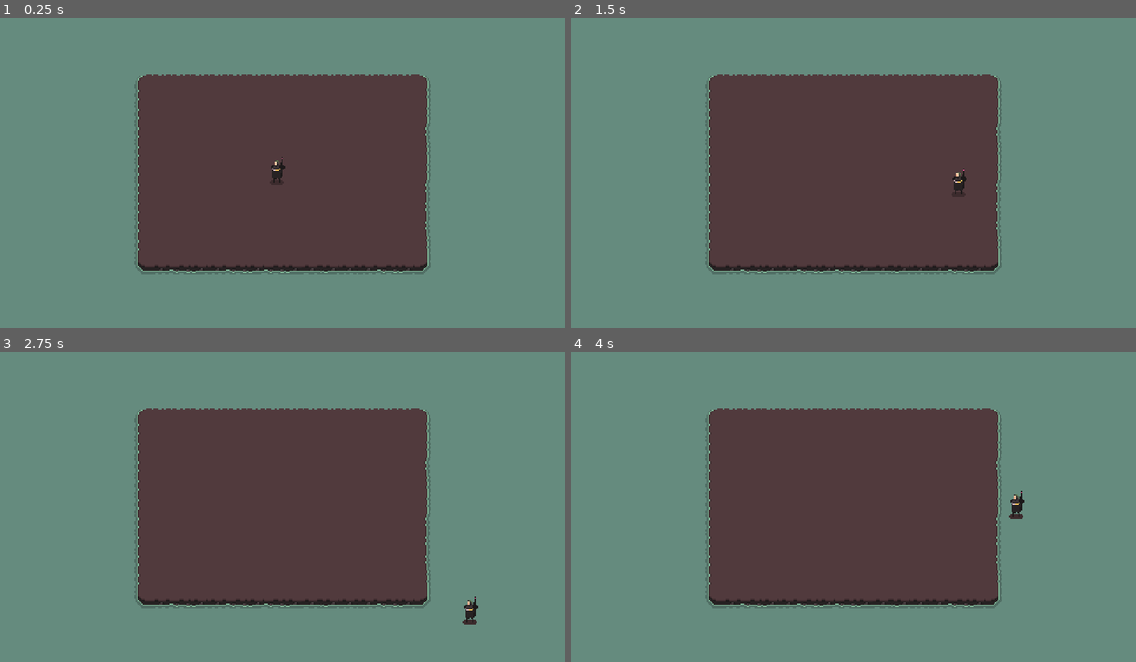
Above: before the commit, frames 1-4 (two rows, left to right).
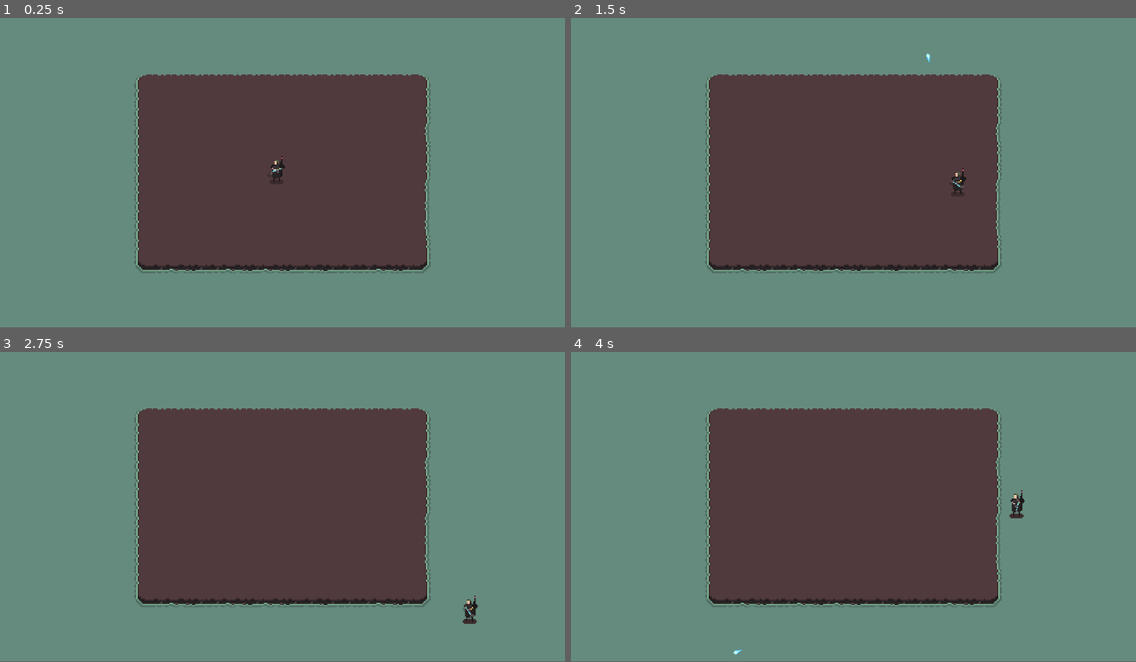
Above: after the commit, the same moments.

Repository: gablaroche29/arena-chaos
Game: Godot game, scene res://scenes/main_scene.tscn
Two runs of this game, one before a commit and one after it. Both use one fixed random seed, a clock stepped at 60 frames per second and the inputs below. The engine's default icon, where the game draws it, is replaced by a stand-in: a white triangle on a blue panel in a dark square.
Inputs (mouse positions are in pixels of both pictures, inside the frame that each line leads up to):
- Up to frame 1 (0.25 s): no input
- Up to frame 2 (1.5 s): move the mouse to (977, 154) at 0.52 s; hold D (walk_right) 0.53-1.28 s; click (977, 154) at 0.6 s; move the mouse to (740, 185) at 1.27 s; hold S (walk_down) from 1.28 s (still down); click (740, 185) at 1.35 s
- Up to frame 3 (2.75 s): move the mouse to (339, 432) at 2.02 s; release S (walk_down) at 2.03 s; hold D (walk_right) from 2.03 s (still down); click (339, 432) at 2.1 s
- Up to frame 4 (4 s): move the mouse to (825, 565) at 2.77 s; release D (walk_right) at 2.78 s; hold W (walk_up) 2.78-3.53 s; click (825, 565) at 2.85 s; move the mouse to (1023, 550) at 3.52 s; hold A (walk_left) from 3.53 s (still down); click (1023, 550) at 3.6 s
The window is 800x450 before the commit and 800x449 after it. Grey fills any space a smaller window leaves; there, only what the larger window draws over its background counts as a difference.

The runs differ from the first frame. In frame 1, 0.9% of the frame differs, in the area x 23-77%, y 18-83%; in frame 2, 1.0%; in frame 3, 1.0%, in the area x 23-85%, y 18-88%; in frame 4, 1.0%.

Commit message:
feat: add working gun and bullet

Diff:
--- a/bullet.gd
+++ /dev/null
@@ -1,11 +0,0 @@
-extends Area2D
-
-@export var speed: float = 500.0
-
-func _process(delta: float) -> void:
-	# Move forward based on the rotation set by the companion
-	position += Vector2.RIGHT.rotated(rotation) * speed * delta
-
-func _on_body_entered(body):
-	# Handle hitting enemies here
-	queue_free()
--- a/project.godot
+++ b/project.godot
@@ -27,7 +27,7 @@
 window/size/viewport_height=270
 window/size/window_width_override=1920
 window/size/window_height_override=1080
-window/stretch/mode="viewport"
+window/stretch/mode="canvas_items"
 
 [file_customization]
 
--- a/scenes/characters/player/player.tscn
+++ b/scenes/characters/player/player.tscn
@@ -1,7 +1,8 @@
-[gd_scene load_steps=43 format=3 uid="uid://bui6c5b26yade"]
+[gd_scene load_steps=44 format=3 uid="uid://bui6c5b26yade"]
 
 [ext_resource type="Texture2D" uid="uid://cfcterwlehvan" path="res://assets/game/characters/player_spritesheet.png" id="1_7uws0"]
 [ext_resource type="Script" uid="uid://boia2luwdsb55" path="res://scenes/characters/player/player.gd" id="1_hss88"]
+[ext_resource type="PackedScene" uid="uid://dfwbr6suugf0s" path="res://scenes/props/gun/gun.tscn" id="2_686vu"]
 
 [sub_resource type="AtlasTexture" id="AtlasTexture_t61fv"]
 atlas = ExtResource("1_7uws0")
@@ -306,6 +307,10 @@
 
 [node name="Player" type="CharacterBody2D" groups=["player"]]
 script = ExtResource("1_hss88")
+
+[node name="Gun" parent="." instance=ExtResource("2_686vu")]
+z_index = 1
+position = Vector2(0, 2)
 
 [node name="AnimatedSprite2D" type="AnimatedSprite2D" parent="."]
 sprite_frames = SubResource("SpriteFrames_bcx1r")
--- a/scenes/props/bullet.tscn
+++ /dev/null
@@ -1,15 +0,0 @@
-[gd_scene load_steps=3 format=3 uid="uid://cmxjumx7jtnks"]
-
-[ext_resource type="Texture2D" uid="uid://dqloh3a8udjn8" path="res://icon.svg" id="1_3c7c4"]
-
-[sub_resource type="RectangleShape2D" id="RectangleShape2D_r0gq1"]
-
-[node name="Bullet" type="Area2D"]
-
-[node name="Sprite2D" type="Sprite2D" parent="."]
-position = Vector2(-0.500002, -1.90735e-06)
-scale = Vector2(0.164062, 0.15625)
-texture = ExtResource("1_3c7c4")
-
-[node name="CollisionShape2D" type="CollisionShape2D" parent="."]
-shape = SubResource("RectangleShape2D_r0gq1")
--- /dev/null
+++ b/scenes/props/bullet/bullet.gd
@@ -0,0 +1,15 @@
+extends Node2D
+
+@onready var RayCast: RayCast2D = $RayCast2D
+@onready var player = get_tree().get_first_node_in_group("player")
+
+const speed: float = 800.0
+
+func _physics_process(delta: float) -> void:
+	global_position += Vector2(1, 0).rotated(rotation) * speed * delta
+
+	if RayCast.is_colliding() and RayCast.get_collider() != player:
+		queue_free()
+
+func _on_distance_timeout_timeout() -> void:
+	queue_free()
--- /dev/null
+++ b/scenes/props/bullet/bullet.tscn
@@ -0,0 +1,26 @@
+[gd_scene load_steps=3 format=3 uid="uid://cmxjumx7jtnks"]
+
+[ext_resource type="Texture2D" uid="uid://bdgk4o2ob8y4j" path="res://assets/game/objects/bullets.png" id="1_35c64"]
+[ext_resource type="Script" uid="uid://dgts6vkdvba5s" path="res://scenes/props/bullet/bullet.gd" id="2_35c64"]
+
+[node name="Bullet" type="Node2D"]
+script = ExtResource("2_35c64")
+
+[node name="RayCast2D" type="RayCast2D" parent="."]
+position = Vector2(-3, 0)
+target_position = Vector2(8, 0)
+hit_from_inside = true
+
+[node name="DistanceTimeout" type="Timer" parent="."]
+wait_time = 4.0
+one_shot = true
+autostart = true
+
+[node name="Sprite2D" type="Sprite2D" parent="."]
+rotation = -1.5708
+texture = ExtResource("1_35c64")
+offset = Vector2(0.5, 0)
+region_enabled = true
+region_rect = Rect2(384, 168, 16, 16)
+
+[connection signal="timeout" from="DistanceTimeout" to="." method="_on_distance_timeout_timeout"]
--- /dev/null
+++ b/scenes/props/gun/gun.gd
@@ -0,0 +1,31 @@
+extends Node2D
+
+const bullet_scene = preload("res://scenes/props/bullet/bullet.tscn")
+
+@onready var RotationOffset: Node2D = $RotationOffset
+@onready var SpriteShadow: Sprite2D = $RotationOffset/Sprite2D/shadow
+@onready var ShootPos: Marker2D = $RotationOffset/Sprite2D/shoot_pos
+
+var time_between_shot: float = 0.25
+var can_shoot: bool = true
+
+func _ready() -> void:
+	$ShootTimer.wait_time = time_between_shot
+
+func _physics_process(delta: float) -> void:
+	RotationOffset.rotation = lerp_angle(RotationOffset.rotation, (get_global_mouse_position() - global_position).angle(), 6.5 * delta)
+	SpriteShadow.position = Vector2(-2, 2).rotated(-RotationOffset.rotation)
+
+	if InputManager.is_shooting() and can_shoot:
+		_shoot()
+		can_shoot = false
+		$ShootTimer.start()
+
+func _shoot():
+	var new_bullet = bullet_scene.instantiate()
+	new_bullet.global_position = ShootPos.global_position
+	new_bullet.global_rotation = ShootPos.global_rotation
+	get_tree().root.add_child(new_bullet)
+
+func _on_shoot_timer_timeout() -> void:
+	can_shoot = true
--- /dev/null
+++ b/scenes/props/gun/gun.tscn
@@ -0,0 +1,25 @@
+[gd_scene load_steps=3 format=3 uid="uid://dfwbr6suugf0s"]
+
+[ext_resource type="Texture2D" uid="uid://wl7wdo7uwdee" path="res://assets/game/objects/gun.png" id="1_knwv5"]
+[ext_resource type="Script" uid="uid://dj1i0w0r82qke" path="res://scenes/props/gun/gun.gd" id="1_vfssx"]
+
+[node name="Gun" type="Node2D"]
+script = ExtResource("1_vfssx")
+
+[node name="RotationOffset" type="Node2D" parent="."]
+
+[node name="Sprite2D" type="Sprite2D" parent="RotationOffset"]
+texture = ExtResource("1_knwv5")
+
+[node name="shadow" type="Sprite2D" parent="RotationOffset/Sprite2D"]
+modulate = Color(0, 0, 0, 0.215686)
+z_index = -1
+texture = ExtResource("1_knwv5")
+
+[node name="shoot_pos" type="Marker2D" parent="RotationOffset/Sprite2D"]
+position = Vector2(6, -1)
+
+[node name="ShootTimer" type="Timer" parent="."]
+one_shot = true
+
+[connection signal="timeout" from="ShootTimer" to="." method="_on_shoot_timer_timeout"]
Binary file added: assets/game/objects/bullets.png
Not shown, added: assets/game/objects/bullets.png.import
Binary file added: assets/game/objects/gun.png
Not shown, added: assets/game/objects/gun.png.import
Not shown, removed: bullet.gd.uid
Not shown, added: scenes/props/bullet/bullet.gd.uid
Not shown, added: scenes/props/gun/gun.gd.uid
